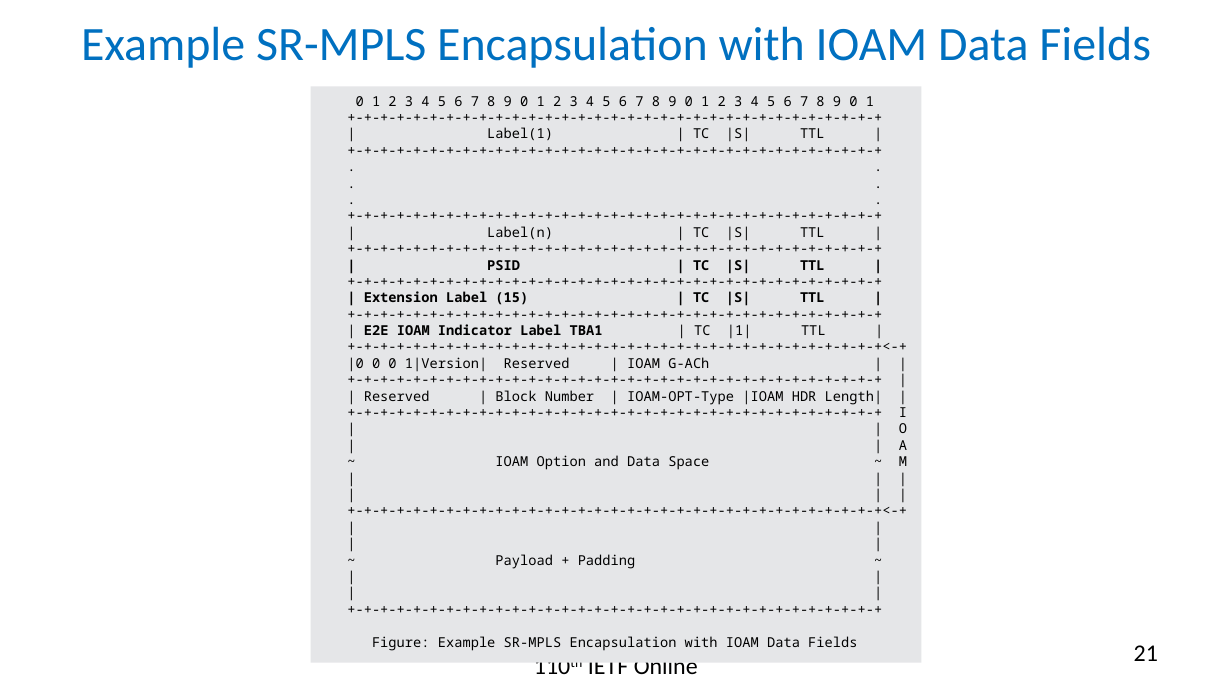
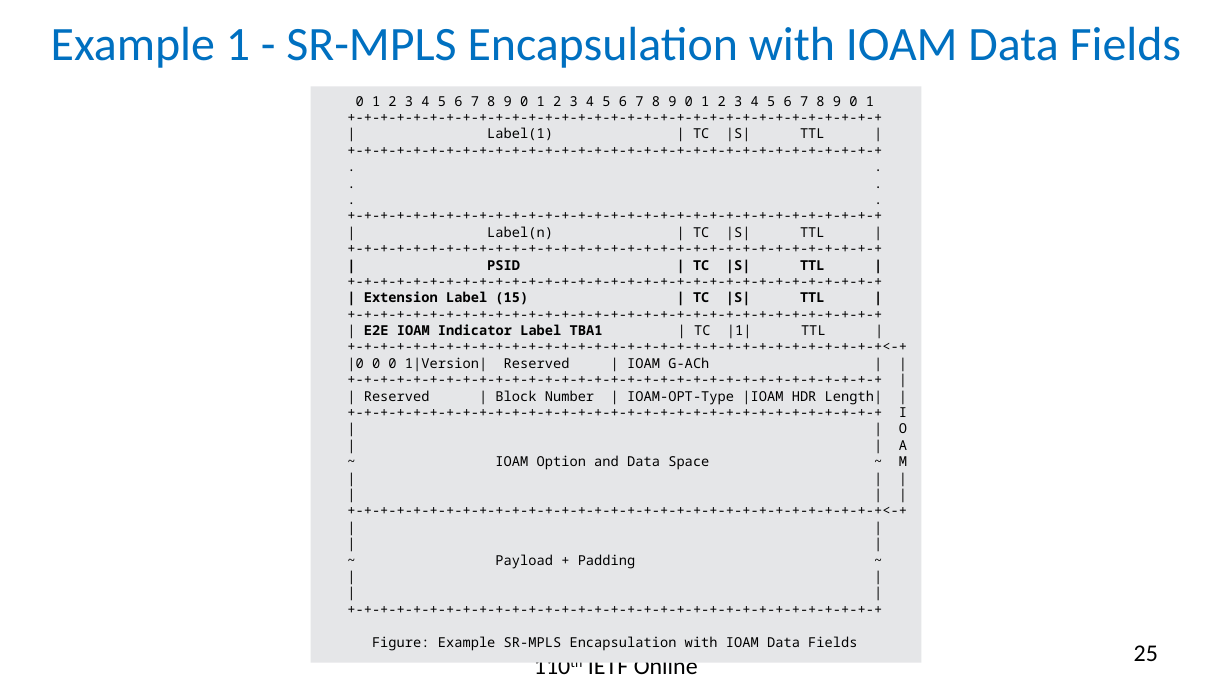
Before and after one commit to rakgandhi/ietf-slides, a slide deck: slide 25 of draft-gandhi-mpls-ioam-sr-05.pptx (slide 21 before the commit). Drawn at 1232x693 pixels with LibreOffice and Linux fonts; fonts in the diff are those of the drawing. Boxes give left, top, right and bottom in pixels: in the first picture for what was removed or moved away, otherwise in the second. Text is boxed around its words. In the diff, an @@ line names an element or a change of style, - is before the commit and + after.

```diff
--- a/draft-gandhi-mpls-ioam-sr-05.pptx
+++ b/draft-gandhi-mpls-ioam-sr-05.pptx
@@ title at (51,26,1182,68): text changed @@
-Example SR-MPLS Encapsulation with IOAM Data Fields
+Example 1 - SR-MPLS Encapsulation with IOAM Data Fields
@@ page number at (1134,645,1158,661): text changed @@
-21
+25
```
Also in this commit, not shown: 3 other slides changed, 1 slide added, 1 other file.
